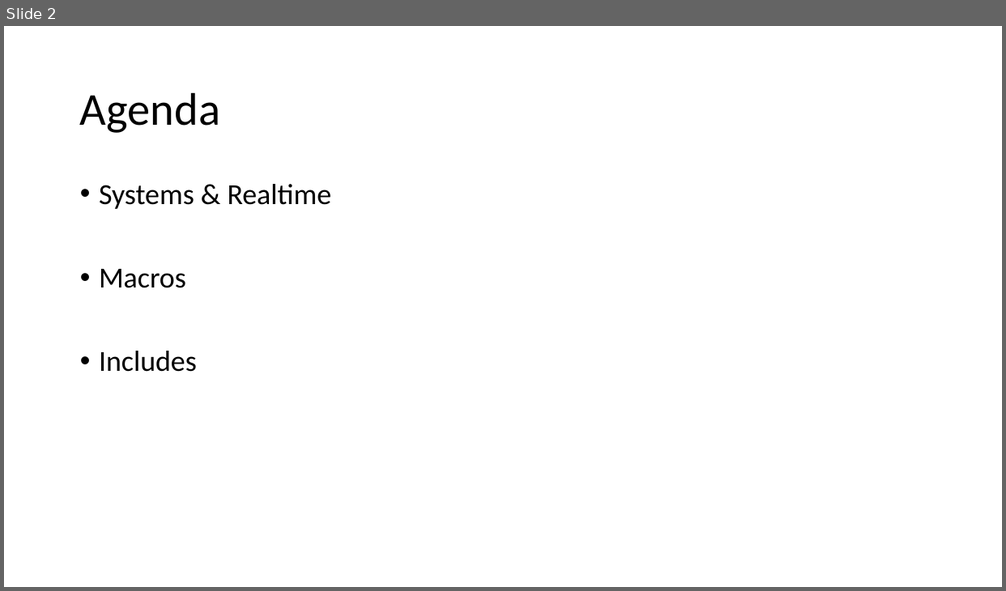
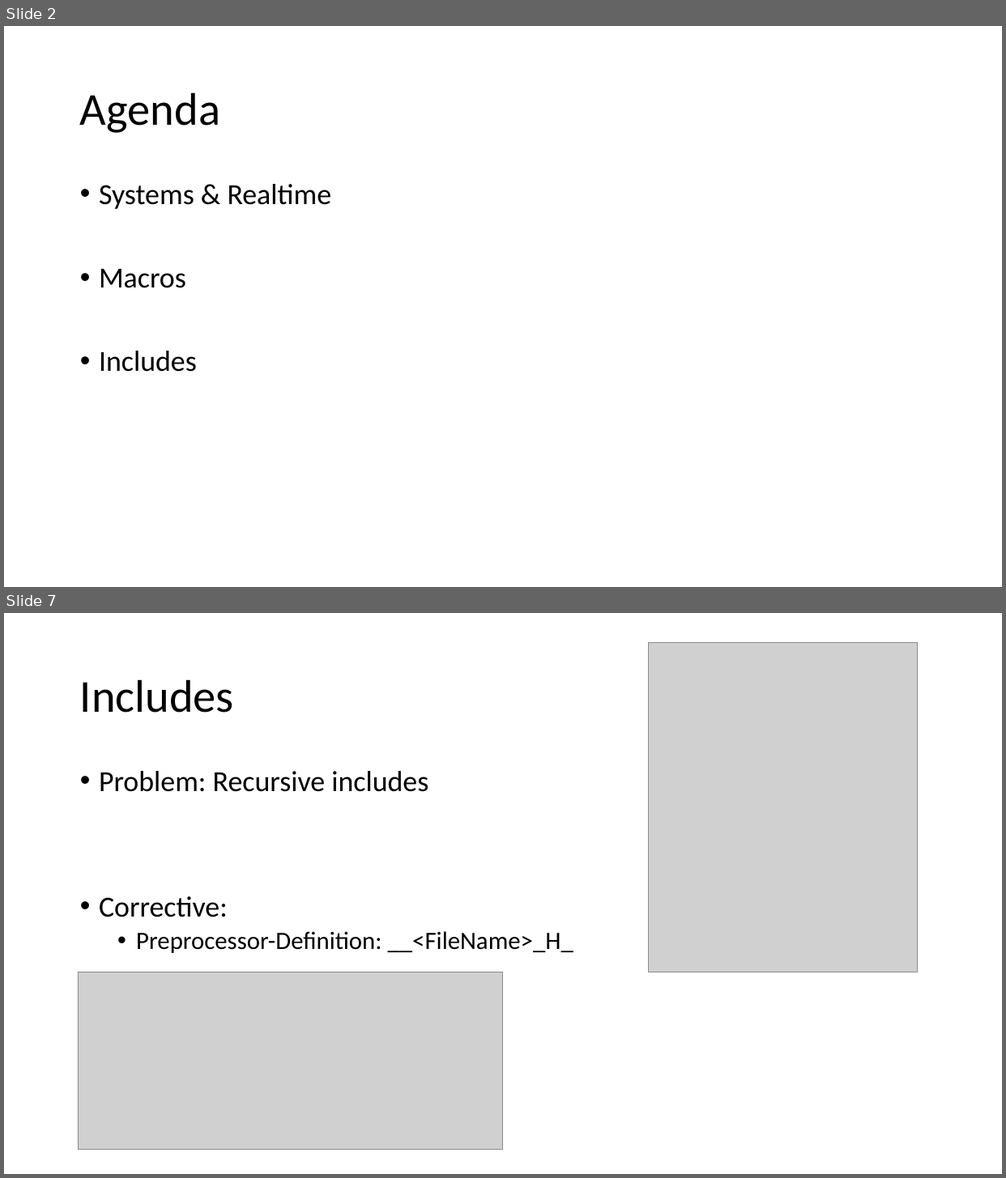
Before and after one commit to tametry/Team9, a slide deck: Recap/Recap SW2 Yves.pptx. Shown one above the other, each under a label of ours: slide 2 before the commit, slides 2 and 7 after it; the slides between them are not shown. The pictures are 1006x591 and 1006x1178 pixels, drawn with LibreOffice and Linux fonts; fonts in the diff are those of the drawing; grey boxes stand for pictures. Boxes give left, top, right and bottom in pixels: in the first picture for what was removed or moved away, otherwise in the second. Text is boxed around its words. In the diff, an @@ line names an element or a change of style, - is before the commit and + after.

```diff
--- a/Recap/Recap SW2 Yves.pptx
+++ b/Recap/Recap SW2 Yves.pptx
@@ slide 7 added at box(4, 613, 1002, 1174), background #FFFFFF @@
@@ picture added at box(648, 643, 918, 973) @@
@@ title added at box(80, 679, 234, 713), 44 pt, text #000000 @@
+Includes
@@ text added at box(99, 771, 573, 953), 24 pt, text #000000 @@
+• Problem: Recursive includes
+• Corrective:
+  • Preprocessor-Definition: __<FileName>_H_
@@ picture added at box(78, 973, 503, 1150) @@
```
Also in this commit, not shown: 7 other slides added, 3 slides removed, 1 other file.
